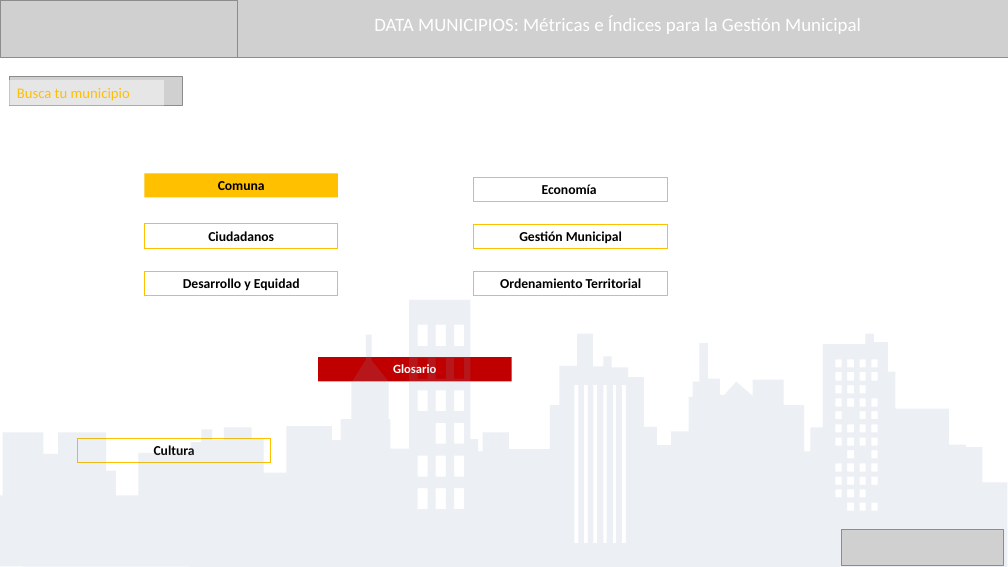
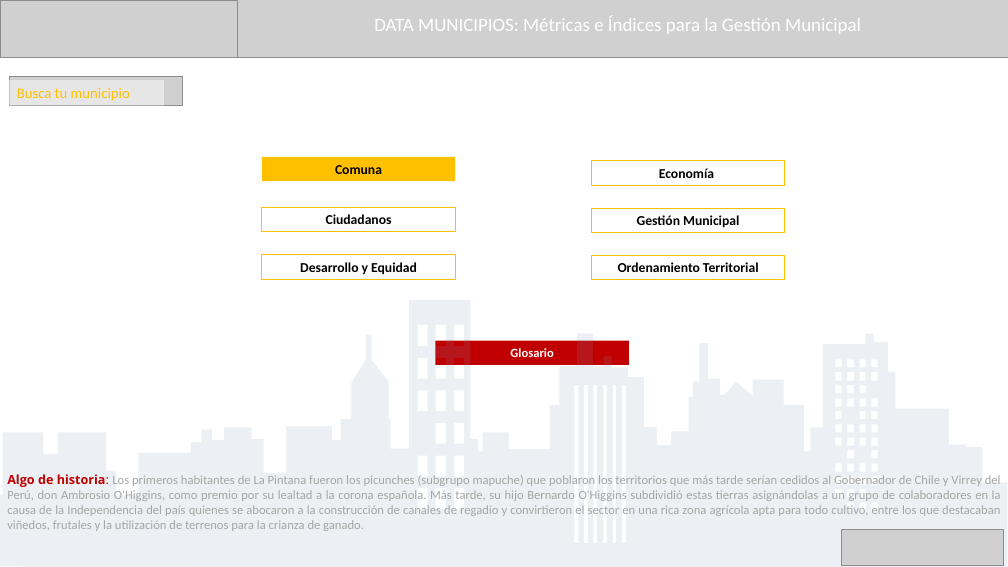
Before and after one commit to Sud-Austral/DATA-MUNI, a slide deck: slide 2 of Producto_DATA_MUNI.pptx. Drawn at 1008x567 pixels with LibreOffice and Linux fonts; fonts in the diff are those of the drawing; grey boxes stand for pictures. Boxes give left, top, right and bottom in pixels: in the first picture for what was removed or moved away, otherwise in the second. Text is boxed around its words. In the diff, an @@ line names an element or a change of style, - is before the commit and + after.

```diff
--- a/Producto_DATA_MUNI.pptx
+++ b/Producto_DATA_MUNI.pptx
@@ 3 rectangles: place and size @@
-3 rectangles at [474,178,668,296]
+3 rectangles at [591,161,785,279]
@@ 4 rectangles: place and size @@
-4 rectangles at [144,173,512,382]
+4 rectangles at [262,157,629,365]
@@ rectangle removed at [77,439,271,463] @@
-Cultura
@@ text added at [7,474,1001,531], 12 pt, text #A6A6A6 @@
+Algo de historia: Los primeros habitantes de La Pintana fueron los picunches (subgrupo mapuche) que poblaron los territorios que más tarde serían cedidos al Gobernador de Chile y Virrey del Perú, don Ambrosio O'Higgins, como premio por su lealtad a la corona española. Más tarde, su hijo Bernardo O'Higgins subdividió estas tierras asignándolas a un grupo de colaboradores en la causa de la Independencia del país quienes se abocaron a la construcción de canales de regadío y convirtieron el sector en una rica zona agrícola apta para todo cultivo, entre los que destacaban viñedos, frutales y la utilización de terrenos para la crianza de ganado.
```
Also in this commit, not shown: 2 other slides changed, 1 other file.
